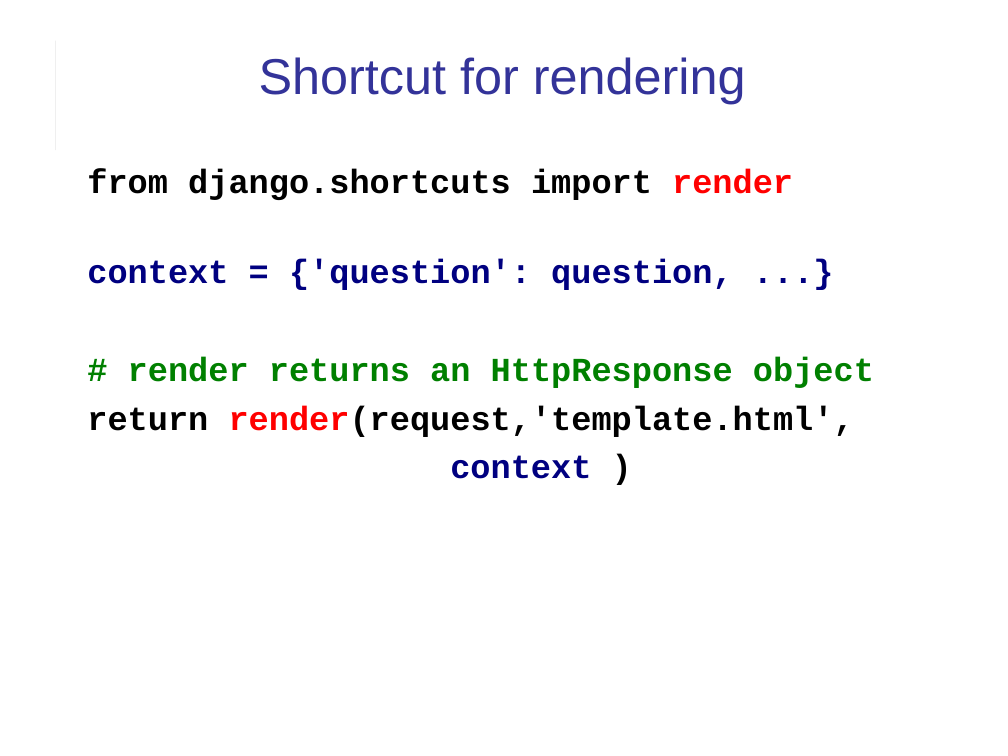
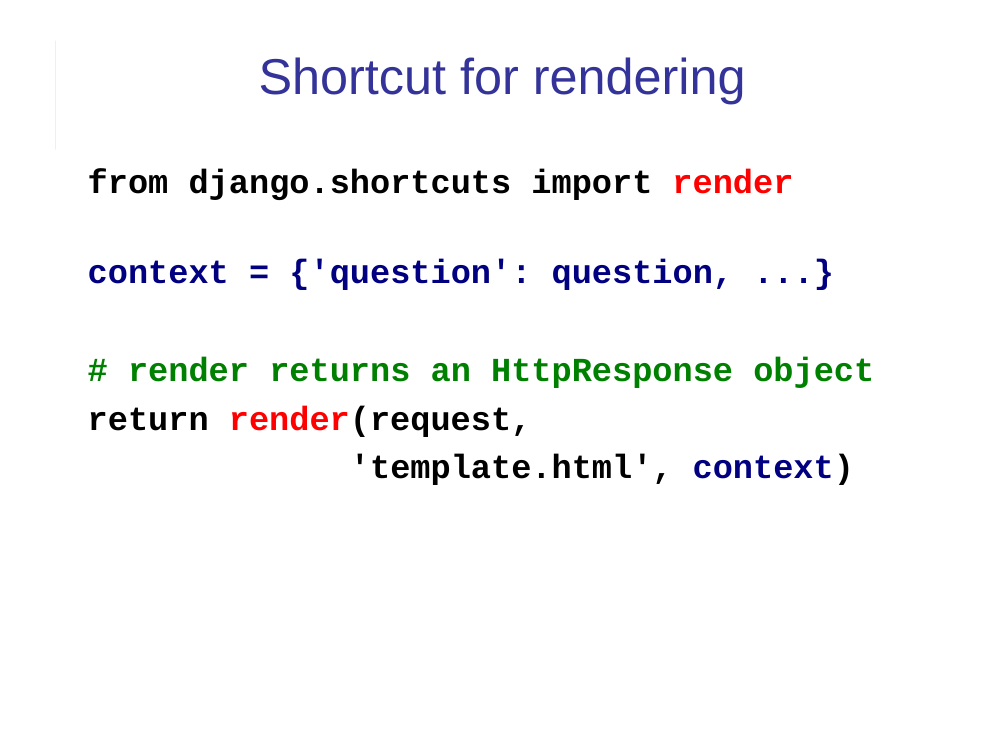
Before and after one commit to cpske/ISP, a slide deck: slide 10 of django/Django-review-1.ppt (slide 12 before the commit). Drawn at 1008x756 pixels with LibreOffice and Linux fonts; fonts in the diff are those of the drawing. Boxes give left, top, right and bottom in pixels: in the first picture for what was removed or moved away, otherwise in the second. Text is boxed around its words. In the diff, an @@ line names an element or a change of style, - is before the commit and + after.

```diff
--- a/django/Django-review-1.ppt
+++ b/django/Django-review-1.ppt
@@ text at [88,405,854,485]: text changed @@
-return render(request,'template.html',
-context )
+return render(request,
+'template.html', context)
```
Also in this commit, not shown: 17 other slides changed, 6 slides added, 2 slides removed, 4 other files.
